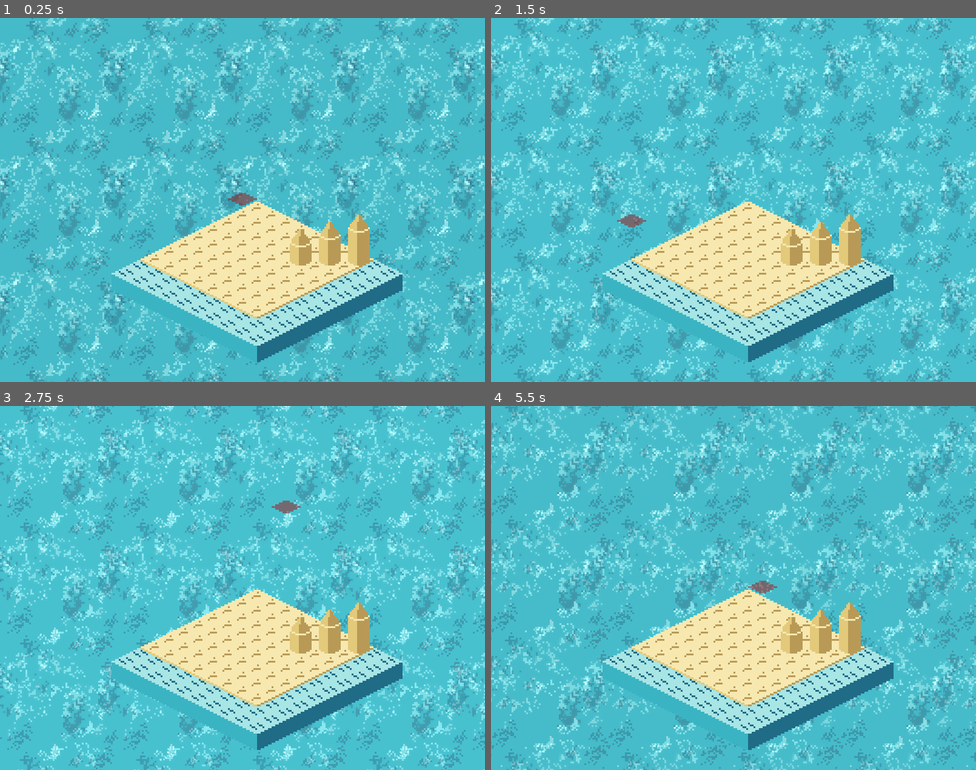
Above: before the commit, frames 1-4 (two rows, left to right).
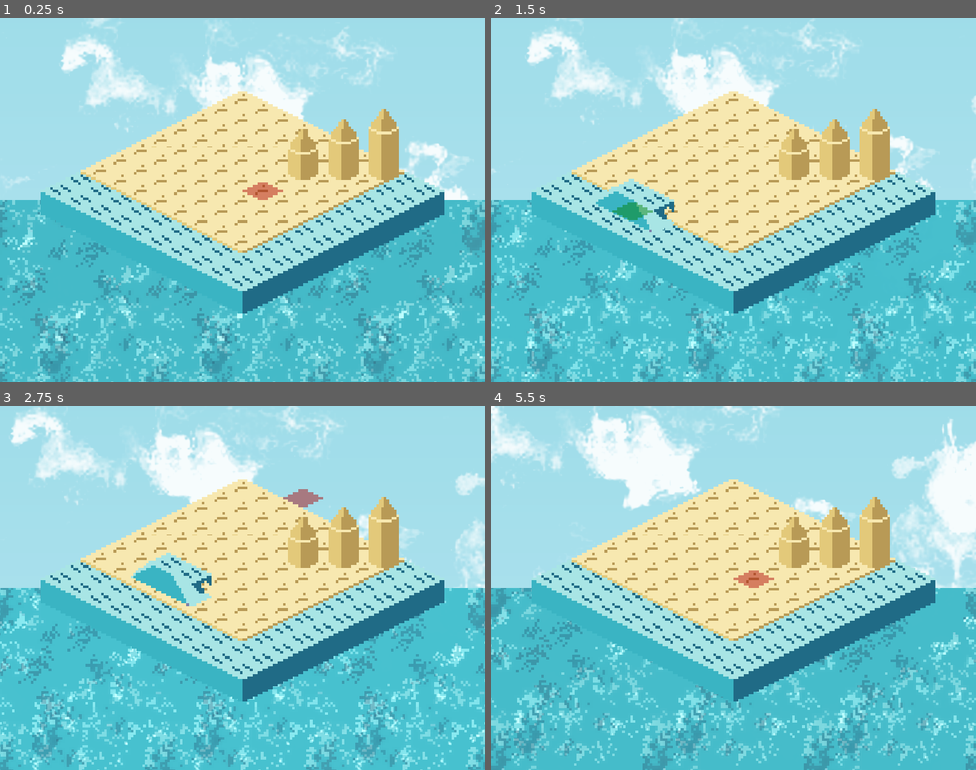
Above: after the commit, the same moments.

Repository: macmist/game-off-2025-waves
Game: Godot game, scene res://scene.tscn
Two runs of this game, one before a commit and one after it. Both use one fixed random seed, a clock stepped at 60 frames per second and the inputs below.
Inputs (mouse positions are in pixels of both pictures, inside the frame that each line leads up to):
- Up to frame 1 (0.25 s): no input
- Up to frame 2 (1.5 s): move the mouse to (840, 181) at 0.52 s; click (840, 181) at 0.67 s; move the mouse to (636, 218) at 1.27 s; click (636, 218) at 1.42 s
- Up to frame 3 (2.75 s): move the mouse to (291, 507) at 2.02 s; click (291, 507) at 2.17 s
- Up to frame 4 (5.5 s): move the mouse to (709, 660) at 2.77 s; click (709, 660) at 2.92 s; move the mouse to (879, 642) at 3.52 s; click (879, 642) at 3.67 s; move the mouse to (588, 533) at 4.27 s; click (588, 533) at 4.42 s; move the mouse to (757, 588) at 5.02 s; click (757, 588) at 5.17 s

The runs differ from the first frame. In frame 1, 80% of the frame differs, in the area x 0-100%, y 0-100%; in frame 2, 80%; in frame 3, 80%; in frame 4, 80%.

Commit message:
feat: centering camera and background on map

Diff:
--- /dev/null
+++ b/cloud_noise.tres
@@ -0,0 +1,15 @@
+[gd_resource type="NoiseTexture2D" load_steps=2 format=3 uid="uid://mh5ot3a6sk2u"]
+
+[sub_resource type="FastNoiseLite" id="FastNoiseLite_6mbri"]
+noise_type = 3
+frequency = 0.02
+fractal_octaves = 4
+domain_warp_enabled = true
+domain_warp_amplitude = 50.0
+domain_warp_fractal_gain = 0.4
+
+[resource]
+width = 800
+height = 600
+seamless = true
+noise = SubResource("FastNoiseLite_6mbri")
--- /dev/null
+++ b/components/SkyBackground.tscn
@@ -0,0 +1,38 @@
+[gd_scene load_steps=6 format=3 uid="uid://bjbne260tsm63"]
+
+[ext_resource type="Texture2D" uid="uid://fx4omsq60pxs" path="res://sky_gradient.tres" id="1_pnygg"]
+[ext_resource type="Shader" path="res://components/clouds.gdshader" id="2_dkjwm"]
+[ext_resource type="Texture2D" uid="uid://mh5ot3a6sk2u" path="res://cloud_noise.tres" id="3_2j843"]
+
+[sub_resource type="CanvasItemMaterial" id="CanvasItemMaterial_0q5vu"]
+
+[sub_resource type="ShaderMaterial" id="ShaderMaterial_8njqv"]
+shader = ExtResource("2_dkjwm")
+shader_parameter/threshold = 0.55
+shader_parameter/softness = 0.15
+shader_parameter/scroll_speed = Vector2(0.01, 0)
+shader_parameter/morph_speed = 0.02
+shader_parameter/alpha = 0.9
+shader_parameter/cloud_color = Vector3(1, 1, 1)
+
+[node name="SkyBackground" type="ParallaxBackground"]
+layer = -1
+
+[node name="Sky" type="ParallaxLayer" parent="."]
+
+[node name="ColorRect" type="TextureRect" parent="Sky"]
+z_index = -30
+material = SubResource("CanvasItemMaterial_0q5vu")
+offset_right = 800.0
+offset_bottom = 600.0
+texture = ExtResource("1_pnygg")
+
+[node name="Clouds" type="ParallaxLayer" parent="."]
+
+[node name="TextureRect" type="TextureRect" parent="Clouds"]
+z_index = -29
+material = SubResource("ShaderMaterial_8njqv")
+offset_right = 40.0
+offset_bottom = 40.0
+texture = ExtResource("3_2j843")
+stretch_mode = 1
--- /dev/null
+++ b/components/clouds.gdshader
@@ -0,0 +1,27 @@
+shader_type canvas_item;
+
+// ---- Cloud Controls ----
+uniform float threshold : hint_range(0.0, 1.0) = 0.55; // Controls how much cloud coverage
+uniform float softness : hint_range(0.0, 1.0) = 0.15;  // Smooth edges
+uniform vec2 scroll_speed = vec2(0.01, 0.0);           // Horizontal drift speed
+uniform float morph_speed = 0.02;                      // How fast cloud shapes change
+uniform float alpha = 0.9;                             // Max opacity
+uniform vec3 cloud_color = vec3(1.0);                  // Slightly tint clouds if needed
+
+void fragment() {
+    // Scroll the UVs over time
+    vec2 uv = UV + TIME * scroll_speed;
+
+    // Add a slow morphing offset to the UVs
+    // This shifts the sampled noise pattern over time vertically and horizontally
+    uv.y += sin(TIME * morph_speed) * 0.2;
+    uv.x += cos(TIME * morph_speed * 0.7) * 0.2;
+
+    // Sample the assigned noise texture (FastNoiseLite)
+    float n = texture(TEXTURE, uv).r;
+
+    // Soft threshold for smooth alpha edges
+    float a = smoothstep(threshold, threshold + softness, n);
+
+    COLOR = vec4(cloud_color, a * alpha);
+}
--- a/level_generator.gd
+++ b/level_generator.gd
@@ -2,6 +2,8 @@
 
 
 @export var size: int = 15
+@onready var camera: Camera2D = $Camera
+@export var ocean_sprite: Sprite2D
 
 var water_atlas = Vector2(0, 1)
 var land_atlas = Vector2(0, 0)
@@ -18,7 +20,6 @@
 	var width = int(size[0])
 	var height = int(size[1])
 	var tiles = []
-	print(width, height)
 	for y in range(height):
 		var content = file.get_line()
 		tiles.append([])
@@ -59,14 +60,48 @@
 	tower.position = global + Vector2(0, -4)
 	#tower.z_index = 1
 	tower.size = height
-	print("local ", position, "global ", global)
 	add_child(tower)
 
 
 func _ready() -> void:
 	var data = read_level("res://levels/level_0.txt")
 	generate_floor(data)
+	center_and_zoom(data)
+	center_ocean(data)
 
+
+func center_ocean(dict: Dictionary) -> void:
+	if !dict.has("width") || !dict.has("height") || !dict.has("tiles"):
+		return
+	var width = dict.get("width")
+	var height = dict.get("height")
+	var center_h = Vector2(width / 2, height / 2)
+	var h = to_global(map_to_local(center_h))
+	ocean_sprite.global_position.y = h.y
+
+func center_and_zoom(dict: Dictionary):
+	if !dict.has("width") || !dict.has("height") || !dict.has("tiles"):
+		return
+	var width = dict.get("width")
+	var height = dict.get("height")
+
+	var map_width = (width + 2) * tile_size.x
+	var map_height = (height + 2) * tile_size.y
+
+
+
+	var viewport_size = get_viewport().get_visible_rect().size
+
+	var zoom_x = viewport_size.x / map_width
+	var zoom_y = viewport_size.y / map_height
+
+	var zoom_factor = min(zoom_x, zoom_y)
+
+	$Camera.zoom = Vector2(zoom_factor, zoom_factor)
+
+	var center_map = Vector2(width / 2, height / 2)
+	var center = to_global(map_to_local(center_map))
+	$Camera.global_position = center
 
 
 func get_tile_type(coords: Vector2) -> String:
--- a/level_generator.tscn
+++ b/level_generator.tscn
@@ -8,5 +8,4 @@
 tile_set = ExtResource("1_t1fwp")
 script = ExtResource("1_vbcl3")
 
-[node name="Camera2D" type="Camera2D" parent="."]
-zoom = Vector2(3, 3)
+[node name="Camera" type="Camera2D" parent="."]
--- a/marker.gd
+++ b/marker.gd
@@ -7,7 +7,7 @@
 signal tile_clicked(position: Vector2, direction: WaveGenerator.DIRECTION)
 
 func _physics_process(delta: float) -> void:
-	global_position = snap_to_grid(get_global_mouse_position())
+	global_position = snap_to_grid(get_global_mouse_position()) + Vector2(4, -2)
 	if floor_map:
 		var type = floor_map.get_tile_type(global_position)
 		current_tile_type = type
--- /dev/null
+++ b/ocean.tscn
@@ -0,0 +1,22 @@
+[gd_scene load_steps=4 format=3 uid="uid://ny78w53hk7bn"]
+
+[ext_resource type="Shader" path="res://scroll.gdshader" id="1_8g6qy"]
+[ext_resource type="Texture2D" uid="uid://bw528n5r785ld" path="res://water_bg.png" id="2_6cjhk"]
+
+[sub_resource type="ShaderMaterial" id="ShaderMaterial_qvnkw"]
+shader = ExtResource("1_8g6qy")
+shader_parameter/scroll_speed_1 = Vector2(0.02, 0.01)
+shader_parameter/scroll_speed_2 = Vector2(-0.015, 0.025)
+shader_parameter/shimmer_strength = 0.25
+shader_parameter/tint_color = Color(1, 1, 1, 1)
+
+[node name="Ocean" type="Sprite2D"]
+z_index = -20
+texture_filter = 1
+texture_repeat = 2
+material = SubResource("ShaderMaterial_qvnkw")
+position = Vector2(508, 619)
+texture = ExtResource("2_6cjhk")
+region_enabled = true
+region_rect = Rect2(0, -196.75, 1024, 1024)
+region_filter_clip_enabled = true
--- a/project.godot
+++ b/project.godot
@@ -25,4 +25,3 @@
 
 renderer/rendering_method="gl_compatibility"
 renderer/rendering_method.mobile="gl_compatibility"
-environment/defaults/default_clear_color=Color(0.898039, 0.952941, 0.972549, 1)
--- a/scene.tscn
+++ b/scene.tscn
@@ -1,33 +1,21 @@
-[gd_scene load_steps=10 format=3 uid="uid://dlsuu5052jpmk"]
+[gd_scene load_steps=9 format=3 uid="uid://dlsuu5052jpmk"]
 
 [ext_resource type="PackedScene" uid="uid://fdcq877rg21j" path="res://components/waves/wave_generator.tscn" id="1_kjp7g"]
 [ext_resource type="Texture2D" uid="uid://suk08b7n40vh" path="res://isometrictiles.png" id="1_r5ucq"]
-[ext_resource type="Texture2D" uid="uid://bw528n5r785ld" path="res://water_bg.png" id="1_wg03j"]
-[ext_resource type="Shader" path="res://scroll.gdshader" id="1_yd6ae"]
+[ext_resource type="PackedScene" uid="uid://ny78w53hk7bn" path="res://ocean.tscn" id="1_w8xrm"]
 [ext_resource type="TileSet" uid="uid://c0mifsjfe3xm0" path="res://tileset.tres" id="1_yo7j3"]
+[ext_resource type="PackedScene" uid="uid://bjbne260tsm63" path="res://components/SkyBackground.tscn" id="3_c7nnf"]
 [ext_resource type="Script" path="res://floor_map.gd" id="3_g1yog"]
 [ext_resource type="Script" path="res://marker.gd" id="4_xi07p"]
 [ext_resource type="PackedScene" uid="uid://b6d2tew8sdhk7" path="res://level_generator.tscn" id="7_aiebb"]
 
-[sub_resource type="ShaderMaterial" id="ShaderMaterial_qvnkw"]
-shader = ExtResource("1_yd6ae")
-shader_parameter/scroll_speed_1 = Vector2(0.02, 0.01)
-shader_parameter/scroll_speed_2 = Vector2(-0.015, 0.025)
-shader_parameter/shimmer_strength = 0.25
-shader_parameter/tint_color = Color(1, 1, 1, 1)
-
 [node name="root" type="Node2D"]
 
-[node name="Sprite2D" type="Sprite2D" parent="."]
-z_index = -10
-y_sort_enabled = true
-texture_filter = 1
-texture_repeat = 2
-material = SubResource("ShaderMaterial_qvnkw")
-texture = ExtResource("1_wg03j")
-region_enabled = true
-region_rect = Rect2(0, -196.75, 1024, 1024)
-region_filter_clip_enabled = true
+[node name="SkyBackground" parent="." instance=ExtResource("3_c7nnf")]
+
+[node name="Ocean" parent="." instance=ExtResource("1_w8xrm")]
+position = Vector2(0, 0)
+centered = false
 
 [node name="WaveGenerator" parent="." instance=ExtResource("1_kjp7g")]
 
@@ -70,6 +58,8 @@
 script = ExtResource("4_xi07p")
 floor_map = NodePath("../LevelGenerator")
 
-[node name="LevelGenerator" parent="." instance=ExtResource("7_aiebb")]
+[node name="LevelGenerator" parent="." node_paths=PackedStringArray("ocean_sprite") instance=ExtResource("7_aiebb")]
+position = Vector2(124, 73)
+ocean_sprite = NodePath("../Ocean")
 
 [connection signal="tile_clicked" from="Marker" to="WaveGenerator" method="_on_marker_tile_clicked"]
--- /dev/null
+++ b/sky_gradient.tres
@@ -0,0 +1,9 @@
+[gd_resource type="GradientTexture2D" load_steps=2 format=3 uid="uid://fx4omsq60pxs"]
+
+[sub_resource type="Gradient" id="Gradient_bwbu6"]
+offsets = PackedFloat32Array(0, 0.996047)
+colors = PackedColorArray(0.603922, 0.858824, 0.909804, 1, 0.909804, 0.968627, 1, 1)
+
+[resource]
+gradient = SubResource("Gradient_bwbu6")
+fill_to = Vector2(0, 1)
